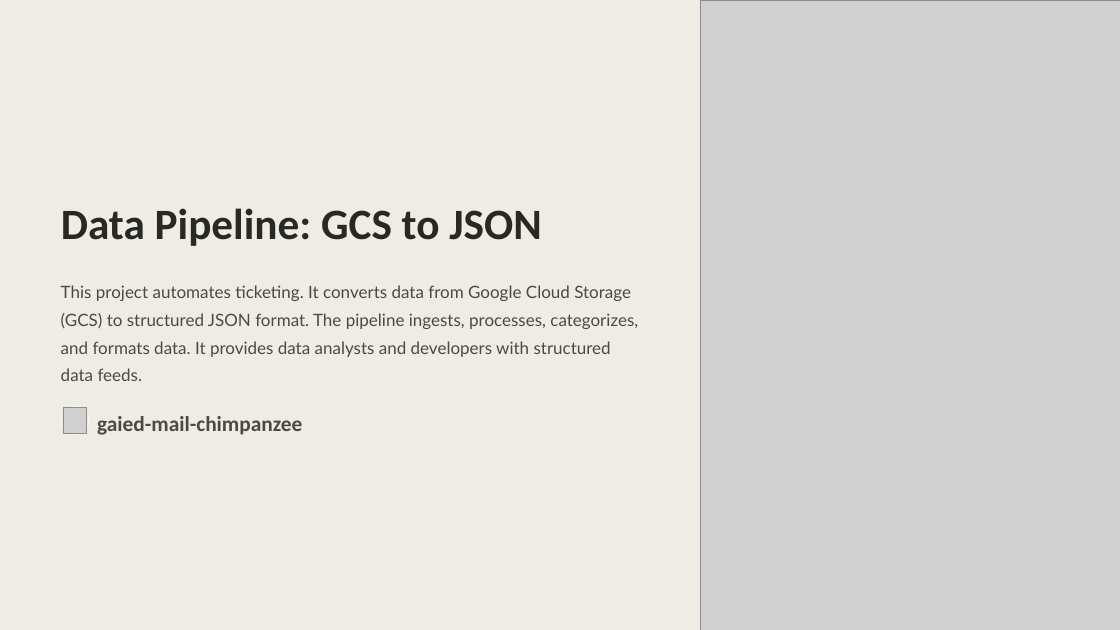
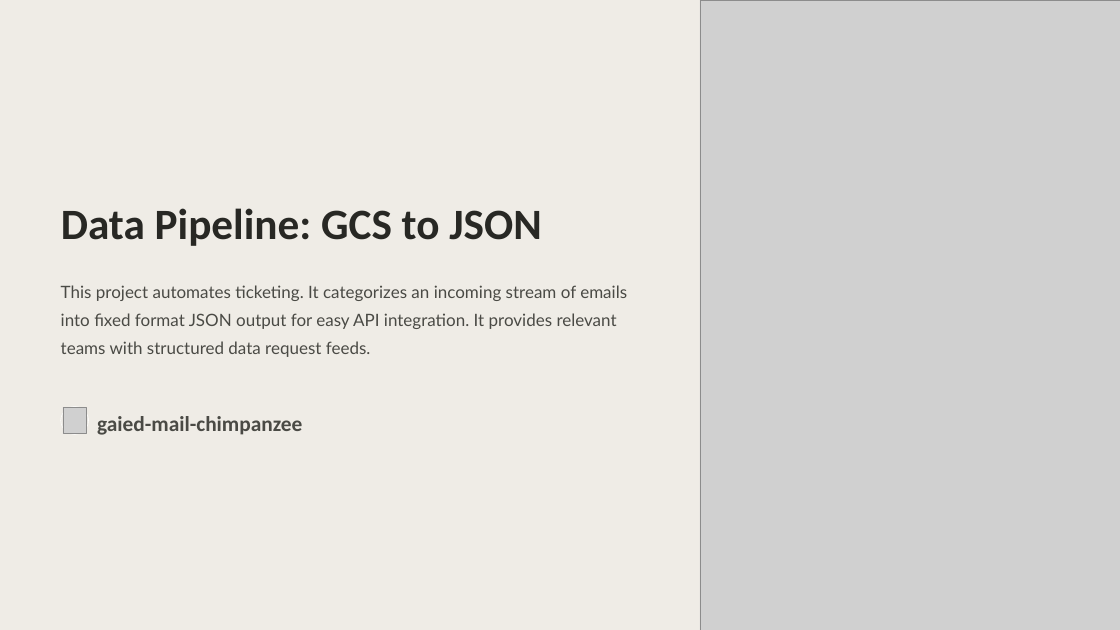
Before and after one commit to ewfx/gaied-mail-chimpanzee, a slide deck: slide 1 of artifacts/demo/Data-Pipeline-GCS-to-JSON.pptx. Drawn at 1120x630 pixels with LibreOffice and Linux fonts; fonts in the diff are those of the drawing; grey boxes stand for pictures; background and template pictures are left out. Boxes give left, top, right and bottom in pixels: in the first picture for what was removed or moved away, otherwise in the second. Text is boxed around its words. In the diff, an @@ line names an element or a change of style, - is before the commit and + after.

```diff
--- a/artifacts/demo/Data-Pipeline-GCS-to-JSON.pptx
+++ b/artifacts/demo/Data-Pipeline-GCS-to-JSON.pptx
@@ text at <box>61,285,627,357</box>: text changed @@
-This project automates ticketing. It converts data from Google Cloud Storage (GCS) to structured JSON format. The pipeline ingests, processes, categorizes, and formats data. It provides data analysts and developers with structured data feeds.
+This project automates ticketing. It categorizes an incoming stream of emails into fixed format JSON output for easy API integration. It provides relevant teams with structured data request feeds.
```
Also in this commit, not shown: 1 other slide changed, 1 slide added.
